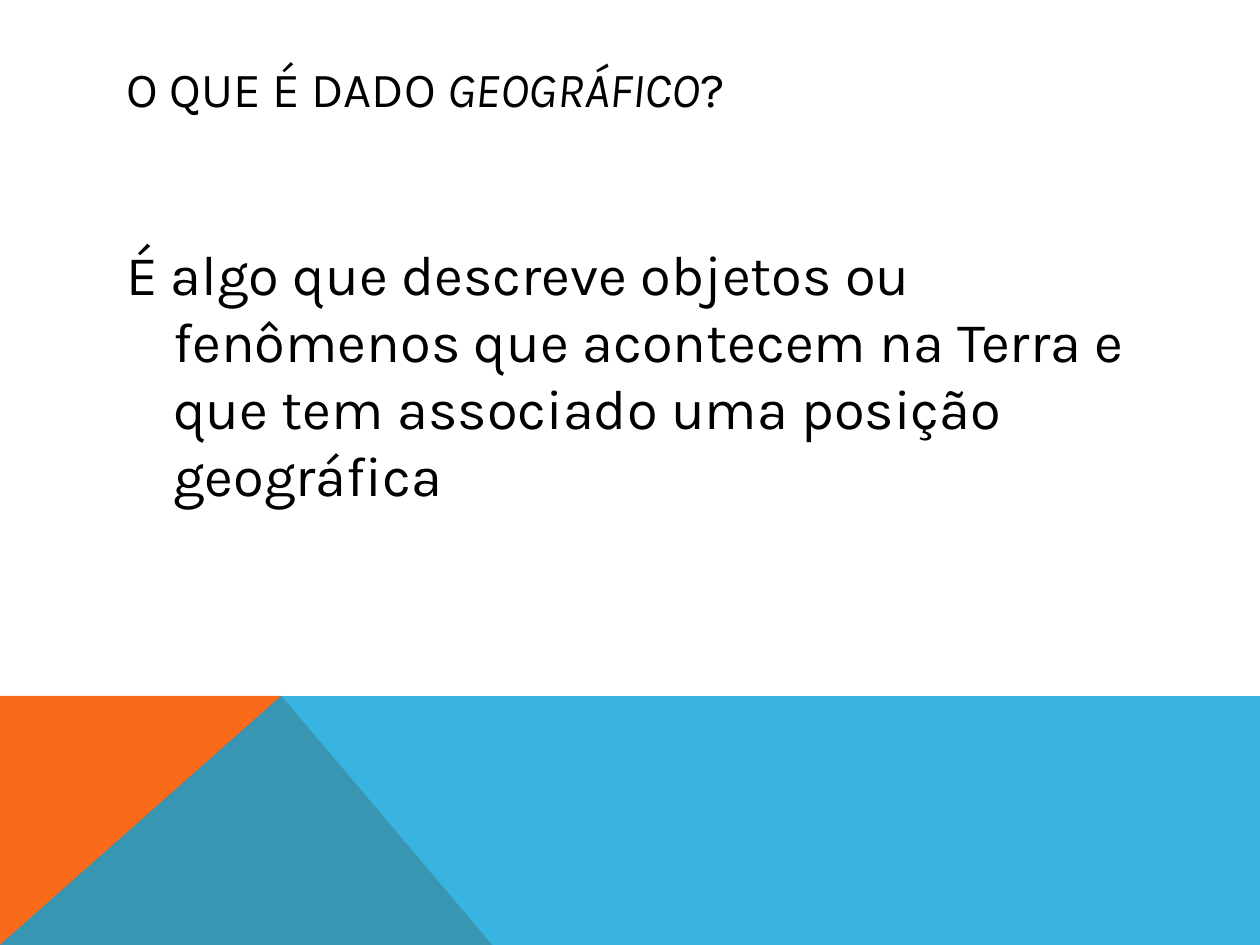
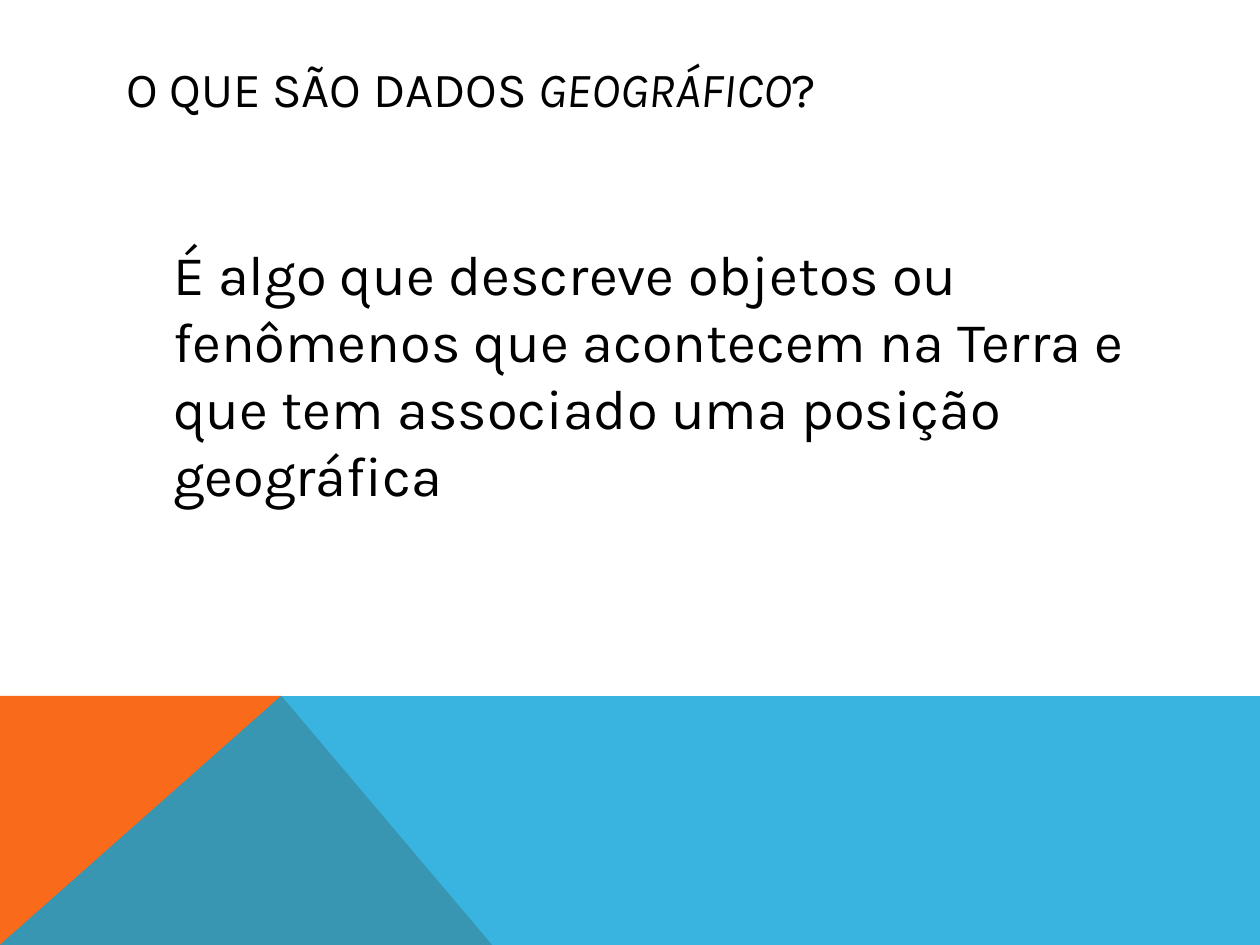
Before and after one commit to ViniciusConsultor/sisvet, a slide deck: slide 3 of Banco Geográfico/BANCO DE DADOS GEOGRAFICO.pptx. Drawn at 1260x945 pixels with LibreOffice and Linux fonts; fonts in the diff are those of the drawing. Boxes give left, top, right and bottom in pixels: in the first picture for what was removed or moved away, otherwise in the second. Text is boxed around its words. In the diff, an @@ line names an element or a change of style, - is before the commit and + after.

Commit message:
correção na apresentação BANCO DE DADOS GEOGRAFICO.pptx

```diff
--- a/Banco Geográfico/BANCO DE DADOS GEOGRAFICO.pptx
+++ b/Banco Geográfico/BANCO DE DADOS GEOGRAFICO.pptx
@@ title at (126,63,816,115): text changed @@
-O QUE É DADO GEOGRÁFICO?
+O QUE SÃO DADOS GEOGRÁFICO?
@@ text "É algo que descreve objetos ..." rewrapped from (126,244,1124,510) to (173,244,1124,510) @@
```
Also in this commit, not shown: 6 other slides changed.
